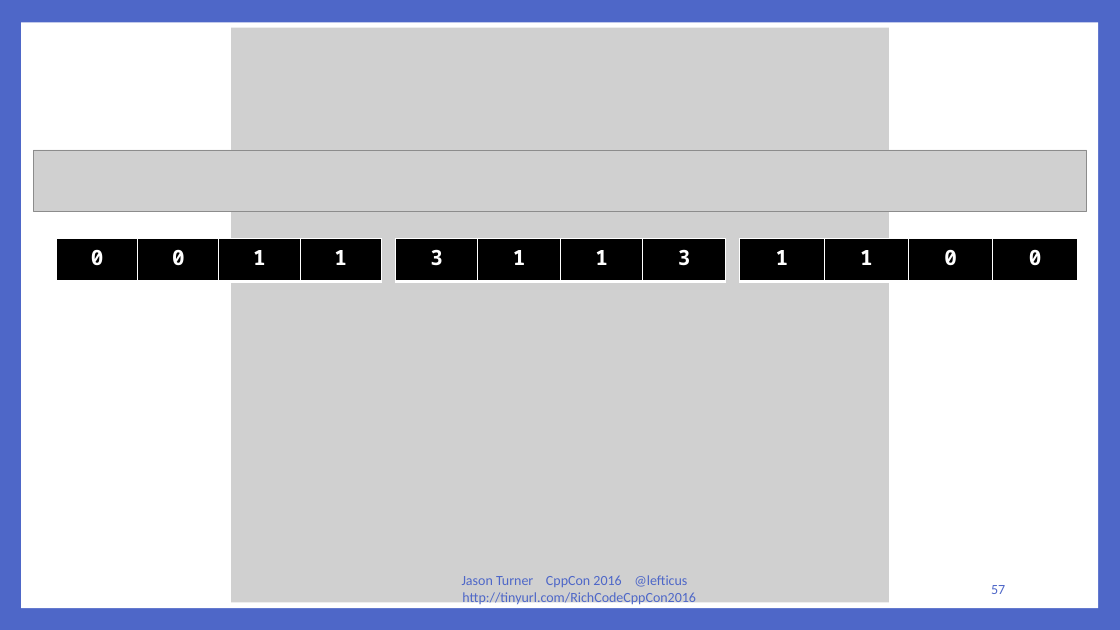
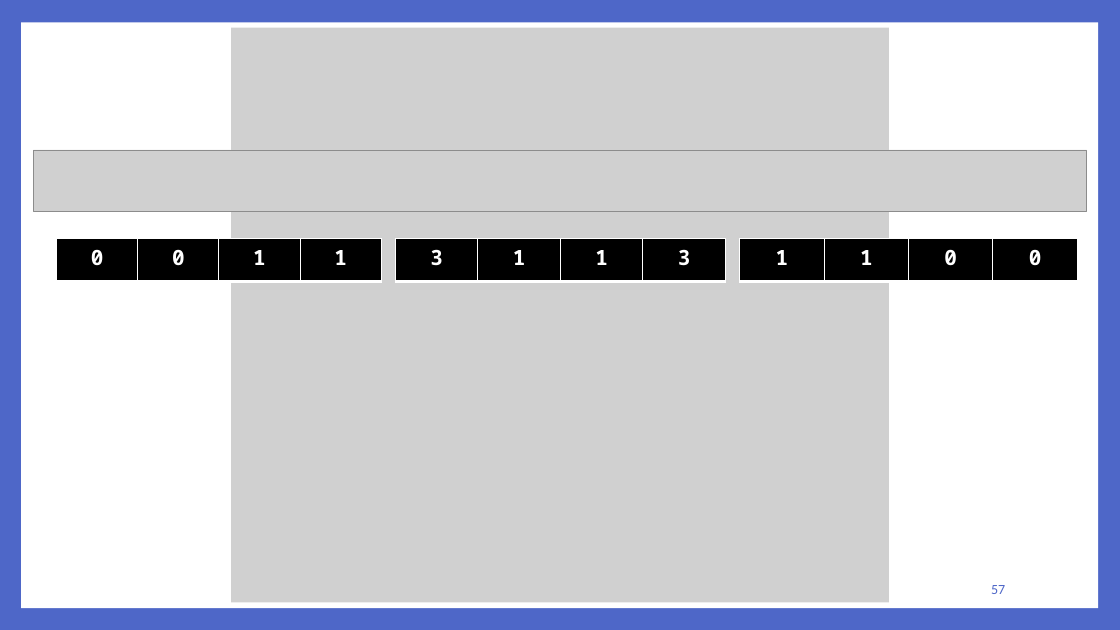
Before and after one commit to lefticus/presentations, a slide deck: slide 57 of RichCodeForTinyMachines/Rich Code For Tiny Computers.pptx. Drawn at 1120x630 pixels with LibreOffice and Linux fonts; fonts in the diff are those of the drawing; grey boxes stand for pictures. Boxes give left, top, right and bottom in pixels: in the first picture for what was removed or moved away, otherwise in the second. Text is boxed around its words. In the diff, an @@ line names an element or a change of style, - is before the commit and + after.

```diff
--- a/RichCodeForTinyMachines/Rich Code For Tiny Computers.pptx
+++ b/RichCodeForTinyMachines/Rich Code For Tiny Computers.pptx
@@ text removed at [462,575,696,606] @@
-Jason Turner CppCon 2016 @lefticus http://tinyurl.com/RichCodeCppCon2016
```
Also in this commit, not shown: 64 other slides changed, 4 slides added, 4 slides removed.
